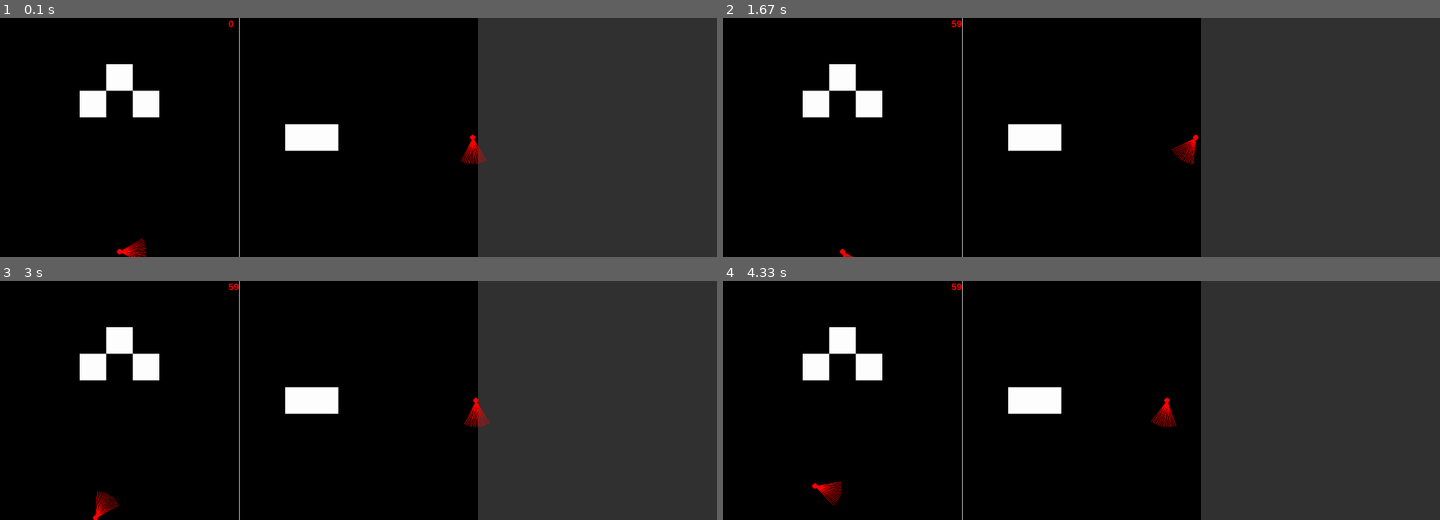
Above: before the commit, frames 1-4 (two rows, left to right).
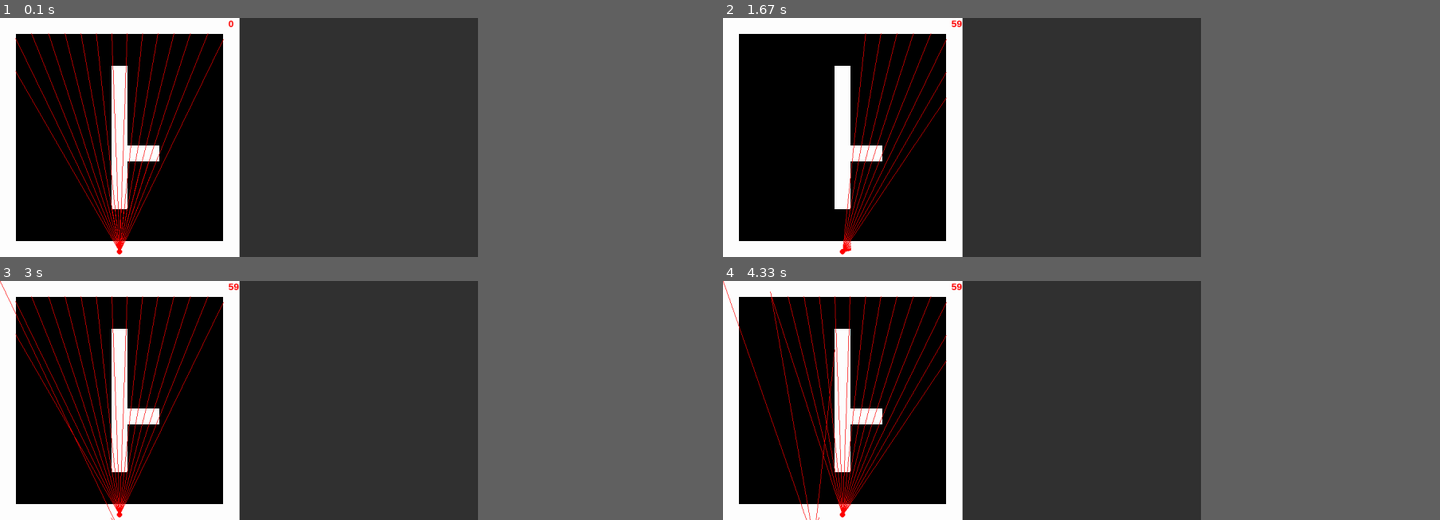
Above: after the commit, the same moments.

Repository: ArtonLong/pygame
Game: pygame game, started from raycasting_test/raycasting.py
The game is run twice, just before and just after one commit, with the same random seed, the same clock (stepped at 60 frames per second) and the same inputs.
Inputs:
- Up to frame 1 (0.1 s): no input
- Up to frame 2 (1.67 s): hold Right 0.33-0.8 s; hold Up 0.83-1.13 s
- Up to frame 3 (3 s): hold Left 1.67-2.2 s; hold Down 2.23-2.53 s; hold S 2.23-2.53 s; hold Left 2.57-2.97 s
- Up to frame 4 (4.33 s): hold Up 3-3.37 s; hold W 3-3.37 s; hold Right 3.4-4.03 s; hold Down from 4.07 s (still down); hold S from 4.07 s (still down)
In our replay, the window is 900x300 before the commit and 600x300 after it. These sizes can differ from the game's own. Grey fills any space a smaller window leaves; there, only what the larger window draws over its background counts as a difference.

The runs differ from the first frame. In frame 1, 46% of the frame differs, in the area x 0-68%, y 0-100%; in frame 2, 45%; in frame 3, 46%; in frame 4, 46%, in the area x 0-67%, y 0-100%.

Commit message:
raycast finished on the x axis

Diff:
--- a/raycasting_test/map.py
+++ b/raycasting_test/map.py
@@ -31,58 +31,86 @@
 
 class Map:
     def __init__(self):
+        #(is a block, y coordinate, height of block)
+        #x ----->, y vvvvvvvvv
         self.width_grid = [
             [1,1,1,1,1,1,1,1,1,1,1,1,1,1,1],
             [1,0,0,0,0,0,0,0,0,0,0,0,0,0,1],
             [1,0,0,0,0,0,0,0,0,0,0,0,0,0,1],
-            [1,0,0,0,0,0,0,(1,1),0,0,0,0,0,0,1],
-            [1,0,0,0,0,0,0,(1,1),0,0,0,0,0,0,1],
-            [1,0,0,0,0,0,0,(1,1),0,0,0,0,0,0,1],
-            [1,0,0,0,0,0,0,(1,1),0,0,0,0,0,0,1],
-            [1,0,0,0,0,0,0,(1,1),0,0,0,0,0,0,1],
-            [1,0,0,0,0,0,0,(1,1),(1,1),(1,1),0,0,0,0,1],
-            [1,0,0,0,0,0,0,(1,1),0,0,0,0,0,0,1],
-            [1,0,0,0,0,0,0,(1,1),0,0,0,0,0,0,1],
-            [1,0,0,0,0,0,0,(1,1),0,0,0,0,0,0,1],
+            [1,0,0,0,0,0,0,(1,1,1),0,0,0,0,0,0,1],
+            [1,0,0,0,0,0,0,(1,1,1),0,0,0,0,0,0,1],
+            [1,0,0,0,0,0,0,(1,1,1),0,0,0,0,0,0,1],
+            [1,0,0,0,0,0,0,(1,1,1),0,0,0,0,0,0,1],
+            [1,0,0,0,0,0,0,(1,1,1),0,0,0,0,0,0,1],
+            [1,0,0,0,0,0,0,(1,1,1),(1,1,1),(1,1,1),0,0,0,0,1],
+            [1,0,0,0,0,0,0,(1,1,1),0,0,0,0,0,0,1],
+            [1,0,0,0,0,0,0,(1,1,1),0,0,0,0,0,0,1],
+            [1,0,0,0,0,0,0,(1,1,1),0,0,0,0,0,0,1],
             [1,0,0,0,0,0,0,0,0,0,0,0,0,0,1],
             [1,0,0,0,0,0,0,0,0,0,0,0,0,0,1],
             [1,1,1,1,1,1,1,1,1,1,1,1,1,1,1],
 
         ]
+        #y <--------, z ^^^^^^
         self.height_grid = [
-            [0,0,0,0,0,0,0,0,0,0,0,0,0,0,0],
-            [0,0,0,0,0,0,0,0,0,0,0,0,0,0,0],
-            [0,0,0,0,0,0,0,0,0,0,0,0,0,0,0],
-            [0,0,0,0,0,0,0,0,0,0,0,0,0,0,0],
-            [0,0,0,0,0,0,0,0,0,0,0,0,0,0,0],
-            [0,0,0,0,0,0,0,0,0,0,0,0,0,0,0],
-            [0,0,0,0,0,0,0,0,0,0,0,0,0,0,0],
-            [0,0,0,0,0,0,0,0,0,0,0,0,0,0,0],
-            [0,0,0,0,0,0,0,0,0,0,0,0,0,0,0],
-            [0,0,0,0,0,0,0,0,0,0,0,0,0,0,0],
-            [0,0,0,0,0,0,0,0,0,0,0,0,0,0,0],
-            [0,0,0,0,0,0,0,0,0,0,0,0,0,0,0],
-            [0,0,0,0,0,0,0,0,0,0,0,0,0,0,0],
-            [0,0,0,0,0,0,0,0,0,0,0,0,0,0,0],
-            [0,0,0,0,0,0,0,0,0,0,0,0,0,0,0],
+            [1,1,1,1,1,1,1,1,1,1,1,1,1,1,1],
+            [1,0,0,0,0,0,0,0,0,0,0,0,0,0,1],
+            [1,0,0,0,0,0,0,0,0,0,0,0,0,0,1],
+            [1,0,0,0,0,0,0,0,0,0,0,0,0,0,1],
+            [1,0,0,0,0,0,0,0,0,0,0,0,0,0,1],
+            [1,0,0,0,0,0,0,0,0,0,0,0,0,0,1],
+            [1,0,0,0,0,0,0,0,0,0,0,0,0,0,1],
+            [1,0,0,0,0,0,0,0,0,0,0,0,0,0,1],
+            [1,0,0,0,0,0,0,0,0,0,0,0,0,0,1],
+            [1,0,0,0,0,0,0,0,0,0,0,0,0,0,1],
+            [1,0,0,0,0,0,0,0,0,0,0,0,0,0,1],
+            [1,0,0,0,0,0,0,0,0,0,0,0,0,0,1],
+            [1,0,0,0,0,0,0,0,0,0,0,0,0,0,1],
+            [1,0,0,0,0,0,0,0,0,0,0,0,0,0,1],
+            [1,1,1,1,1,1,1,1,1,1,1,1,1,1,1],
+        ]
+        self.save_grid = [
+            [1,1,1,1,1,1,1,1,1,1,1,1,1,1,1],
+            [1,0,0,0,0,0,0,0,0,0,0,0,0,0,1],
+            [1,0,0,0,0,0,0,0,0,0,0,0,0,0,1],
+            [1,0,0,0,0,0,0,(1,1,1),0,0,0,0,0,0,1],
+            [1,0,0,0,0,0,0,(1,1,1),0,0,0,0,0,0,1],
+            [1,0,0,0,0,0,0,(1,1,1),0,0,0,0,0,0,1],
+            [1,0,0,0,0,0,0,(1,1,1),0,0,0,0,0,0,1],
+            [1,0,0,0,0,0,0,(1,1,1),0,0,0,0,0,0,1],
+            [1,0,0,0,0,0,0,(1,1,1),(1,1,1),(1,1,1),0,0,0,0,1],
+            [1,0,0,0,0,0,0,(1,1,1),0,0,0,0,0,0,1],
+            [1,0,0,0,0,0,0,(1,1,1),0,0,0,0,0,0,1],
+            [1,0,0,0,0,0,0,(1,1,1),0,0,0,0,0,0,1],
+            [1,0,0,0,0,0,0,0,0,0,0,0,0,0,1],
+            [1,0,0,0,0,0,0,0,0,0,0,0,0,0,1],
+            [1,1,1,1,1,1,1,1,1,1,1,1,1,1,1],
+
         ]
         self.width_tile_coords = []
         self.height_tile_coords = []
         self.compute_width()
+
+    def has_wall_at(self, x, y, is_height):
+        if is_height:
+            is_tile_at = self.height_grid[int(y // TILESIZE)][int(x // TILESIZE)]
+        else:
+            is_tile_at = self.width_grid[int(y // TILESIZE)][int(x // TILESIZE)]
+
+        if is_tile_at:
+            return True
+        return False
+
+    def tile_coords_to_map(self, tile):
+        return (tile[0]*TILESIZE, tile[1]*TILESIZE)
 
     def draw_width(self, surface):
         for tc in self.width_tile_coords:
             if tc[2] == 1:
                 pygame.draw.rect(surface, (255,255,255), (self.tile_coords_to_map(tc), (TILESIZE, TILESIZE)))
 
-    def draw_height(self, surface):
-        for tc in self.height_tile_coords:
-            if tc[2] == 1:
-                coords = self.tile_coords_to_map(tc)
-                pygame.draw.rect(surface, (255,255,255), ((coords[0] + OFFSET, coords[1]), (TILESIZE, TILESIZE)))
+    #def create_height_slice(self):
 
-    def tile_coords_to_map(self, tile):
-        return (tile[0]*TILESIZE, tile[1]*TILESIZE)
 
     def compute_width(self):
         for r in range(len(self.width_grid)):
@@ -92,10 +120,8 @@
                     is_block = 1
                 self.width_tile_coords.append((c,r, is_block))
 
-    def compute_height(self):
+    def draw_height(self, surface):
         for r in range(len(self.height_grid)):
             for c in range(len(self.height_grid[0])):
-                is_block = 0
                 if self.height_grid[r][c] == 1:
-                    is_block = 1
-                self.height_tile_coords.append((c,r, is_block))
+                    pygame.draw.rect(surface, (255,255,255), ((c*TILESIZE, r*TILESIZE), (TILESIZE, TILESIZE)))
--- a/raycasting_test/player.py
+++ b/raycasting_test/player.py
@@ -7,17 +7,17 @@
 class Player:
     def __init__(self):
 
-        self.camera = pygame.Vector3(WIDTH/2, HEIGHT-10, HEIGHT/2)
-        self.rotation_angle = 0 * (math.pi / 180)
+        self.camera = pygame.Vector2(WIDTH/2, HEIGHT-10)
+        self.rotation_angle = 270 * (math.pi / 180)
         self.turn_direction = 0
         self.walk_direction = 0
-        self.pitch_angle = 0 * (math.pi / 180)
+        self.pitch_angle = 270 * (math.pi / 180)
         self.pitch_direction = 0
         self.move_speed = 2.5
         self.rotation_speed = 2 * (math.pi / 180)
 
         self.width_ray_point = pygame.Vector2(self.camera.x, self.camera.y)
-        self.height_ray_point = pygame.Vector2(self.camera.y + OFFSET, self.camera.z)
+        self.height_ray_point = pygame.Vector2(self.camera.x, self.camera.y)
 
     def update(self, surface):
         keys = pygame.key.get_pressed()
@@ -46,12 +46,12 @@
 
         self.pitch_angle += self.pitch_direction * self.rotation_speed
 
-        if self.pitch_angle > math.pi * 1.5:
-            self.pitch_angle = math.pi * 1.5
-        elif self.pitch_angle < math.pi/2:
-            self.pitch_angle = math.pi/2
+        if self.pitch_angle > math.pi * 2:
+            self.pitch_angle = math.pi * 2
+        elif self.pitch_angle < math.pi:
+            self.pitch_angle = math.pi
 
-        self.height_ray_point.x = self.width_ray_point.y + OFFSET
+        #self.height_ray_point.x = self.width_ray_point.y + OFFSET
         #self.height_ray_point.y += math.sin(self.pitch_angle)
 
         pygame.draw.circle(surface, (255,0,0), self.width_ray_point, 5)
--- a/raycasting_test/ray.py
+++ b/raycasting_test/ray.py
@@ -6,46 +6,151 @@
 
 def normalize_angle(angle):
     angle = angle % (2*math.pi)
-    if (angle < 0):
+    if (angle <= 0):
         angle = (2 * math.pi) + angle
     return angle
 
+def distance_between(x1,y1,x2,y2):
+    return math.sqrt((x2-x1)*(x2-x1)+(y2-y1)*(y2-y1))
+
 class Ray:
-    def __init__(self, angle, ray_point: pygame.Vector2):
+    def __init__(self, angle, ray_point: pygame.Vector2, map, is_height = False):
         self.angle = normalize_angle(angle)
         self.ray_point = ray_point
+        self.map = map
+        self.is_height = is_height
+
+        self.is_facing_down = self.angle > 0 and self.angle < math.pi
+        self.is_facing_up = not self.is_facing_down
+        self.is_facing_right = self.angle < 0.5 * math.pi or self.angle > 1.5 * math.pi
+        self.is_facing_left = not self.is_facing_right
+
+        self.wall_hit_x = 0
+        self.wall_hit_y = 0
 
     def cast(self):
-        pass
+        found_horizontal_wall = False
+        horizontal_hit_x = 0
+        horizontal_hit_y = 0
+
+        first_intersection_x = None
+        first_intersection_y = None
+
+        if self.is_facing_up:
+            first_intersection_y = ((self.ray_point.y // TILESIZE) * TILESIZE) - 1
+        elif self.is_facing_down:
+            first_intersection_y = ((self.ray_point.y // TILESIZE) * TILESIZE) + TILESIZE
+
+        first_intersection_x = self.ray_point.x + (first_intersection_y - self.ray_point.y) / math.tan(self.angle)
+
+        next_horizontal_x = first_intersection_x
+        next_horizontal_y = first_intersection_y
+
+        xa = 0
+        ya = 0
+
+        if self.is_facing_up:
+            ya = -TILESIZE
+        elif self.is_facing_down:
+            ya = TILESIZE
+
+        xa = ya / math.tan(self.angle)
+
+        while (next_horizontal_x <= WIDTH and next_horizontal_x >= 0 and next_horizontal_y <= HEIGHT and next_horizontal_y >= 0):
+            if self.map.has_wall_at(next_horizontal_x, next_horizontal_y, self.is_height):
+                found_horizontal_wall = True
+                horizontal_hit_x = next_horizontal_x
+                horizontal_hit_y = next_horizontal_y
+                break
+            else:
+                next_horizontal_x += xa
+                next_horizontal_y += ya
+
+        found_vertical_wall = False
+        vertical_hit_x = 0
+        vertical_hit_y = 0
+
+        if self.is_facing_right:
+            first_intersection_x = ((self.ray_point.x // TILESIZE) * TILESIZE) + TILESIZE
+        elif self.is_facing_left:
+            first_intersection_x = ((self.ray_point.x // TILESIZE) * TILESIZE) - 1
+
+        first_intersection_y = self.ray_point.y + (first_intersection_x - self.ray_point.x) * math.tan(self.angle)
+
+        next_vertical_x = first_intersection_x
+        next_vertical_y = first_intersection_y
+
+        if self.is_facing_right:
+            xa = TILESIZE
+        elif self.is_facing_left:
+            xa = -TILESIZE
+
+        ya = xa * math.tan(self.angle)
+
+        while (next_vertical_x <= WIDTH and next_vertical_x >= 0 and next_vertical_y <= HEIGHT and next_vertical_y >= 0):
+            if self.map.has_wall_at(next_vertical_x, next_vertical_y, self.is_height):
+                found_vertical_wall = True
+                vertical_hit_x = next_vertical_x
+                vertical_hit_y = next_vertical_y
+                break
+            else:
+                next_vertical_x += xa
+                next_vertical_y += ya
+
+        horizontal_distance = 0
+        vertical_distance = 0
+
+        if found_horizontal_wall:
+            horizontal_distance = distance_between(self.ray_point.x, self.ray_point.y, horizontal_hit_x, horizontal_hit_y)
+        else:
+            horizontal_distance = 99999999
+
+        if found_vertical_wall:
+            vertical_distance = distance_between(self.ray_point.x, self.ray_point.y, vertical_hit_x, vertical_hit_y)
+        else:
+            vertical_distance = 99999999
+
+        if horizontal_distance < vertical_distance:
+            self.wall_hit_x = horizontal_hit_x
+            self.wall_hit_y = horizontal_hit_y
+        else:
+            self.wall_hit_x = vertical_hit_x
+            self.wall_hit_y = vertical_hit_y
 
     def render(self, surface):
-        pygame.draw.line(surface, (255,0,0), self.ray_point, (self.ray_point.x + math.cos(self.angle) * 50, self.ray_point.y + math.sin(self.angle) * 50), 1)
+        pygame.draw.line(surface, (255,0,0), self.ray_point, (self.wall_hit_x, self.wall_hit_y))
 
 class Raycaster:
-    def __init__(self, player):
-        # self.width_rays: list[Ray] = []
-        # self.height_rays: list[Ray] = []
-        self.rays: list[Ray] = []
+    def __init__(self, player, map):
+        self.width_rays: list[Ray] = []
+        self.height_rays: list[Ray] = []
         self.player = player
+        self.map = map
+
+    def cast_hight_rays(self):
+        ray_pitch = (self.player.pitch_angle - FOV/2)
+        for i in range(NUM_RAYS):
+            height_ray = Ray(ray_pitch, self.player.height_ray_point, self.map, is_height=True)
+            height_ray.cast()
+            self.height_rays.append(height_ray)
+
+            ray_pitch += FOV / NUM_RAYS
 
     def cast_all_rays(self):
-        # self.width_rays = []
-        # self.height_rays = []
-        self.rays = []
+        self.width_rays = []
+        self.height_rays = []
         ray_angle = (self.player.rotation_angle - FOV/2)
-        ray_pitch = (self.player.pitch_angle - FOV/2)
         for i in range(NUM_RAYS):
-            width_ray = Ray(ray_angle, self.player.width_ray_point)
+            width_ray = Ray(ray_angle, self.player.width_ray_point, self.map)
             width_ray.cast()
-            self.rays.append(width_ray)
-
-            height_ray = Ray(ray_pitch, self.player.height_ray_point)
-            height_ray.cast()
-            self.rays.append(height_ray)
+            self.cast_hight_rays()
+            self.width_rays.append(width_ray)
 
             ray_angle += FOV / NUM_RAYS
-            ray_pitch += FOV / NUM_RAYS
+
 
     def render(self, screen):
-        for r in self.rays:
+        for r in self.width_rays:
             r.render(screen)
+        for r in self.height_rays:
+            r.render(screen)
--- a/raycasting_test/raycasting.py
+++ b/raycasting_test/raycasting.py
@@ -3,7 +3,7 @@
 import sys
 
 from settings import *
-from map import Map, Object
+from map import Map
 from ray import Raycaster
 from player import Player
 
@@ -12,12 +12,11 @@
         pygame.init()
 
         self._running = True
-        self.objects = [Object(50, 50, 50, WIDTH/2, HEIGHT/4, HEIGHT/2, (255,255,255)), Object(50, 50, 50, WIDTH/2 - 50, HEIGHT/4 + 50, HEIGHT/2, (255,255,255)), Object(50, 50, 50, WIDTH/2 + 50, HEIGHT/4 + 50, HEIGHT/2, (255,255,255))]
         self.player = Player()
         self.DISPLAY_SURF = pygame.display.set_mode(SIZE)
 
         self.map = Map()
-        self.ray_caster = Raycaster(self.player)
+        self.ray_caster = Raycaster(self.player, self.map)
 
     def on_quit(self):
         pygame.quit()
@@ -40,15 +39,11 @@
                 if event.type == QUIT:
                     self.on_quit()
             self.DISPLAY_SURF.fill((0,0,0))
-            self.DISPLAY_SURF.fill((50,50,50), ((OFFSET*2, 0),(WIDTH, HEIGHT)))
+            self.DISPLAY_SURF.fill((50,50,50), ((OFFSET, 0),(WIDTH, HEIGHT)))
             pygame.draw.line(self.DISPLAY_SURF, (255,255,255), (WIDTH, 0), (WIDTH, HEIGHT), 1)
 
-            for o in self.objects:
-                o.draw_width(self.DISPLAY_SURF)
-                o.draw_height(self.DISPLAY_SURF)
-
-            # self.map.draw_width(self.DISPLAY_SURF)
-            # self.map.draw_height(self.DISPLAY_SURF)
+            self.map.draw_width(self.DISPLAY_SURF)
+            self.map.draw_height(self.DISPLAY_SURF)
 
             self.player.update(self.DISPLAY_SURF)
             self.ray_caster.cast_all_rays()
--- a/raycasting_test/settings.py
+++ b/raycasting_test/settings.py
@@ -6,7 +6,7 @@
 COLS = 15
 WIDTH = COLS * TILESIZE
 HEIGHT = ROWS * TILESIZE
-SIZE = (WIDTH*3, HEIGHT)
+SIZE = (WIDTH*2, HEIGHT)
 
 FOV = 60 * (math.pi / 180)
 RESULUTION = 10
